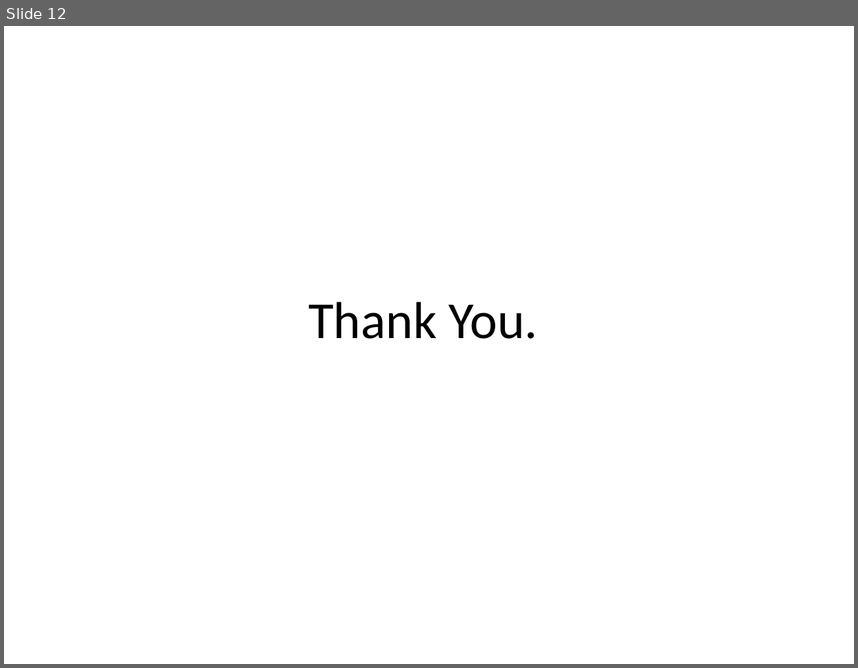
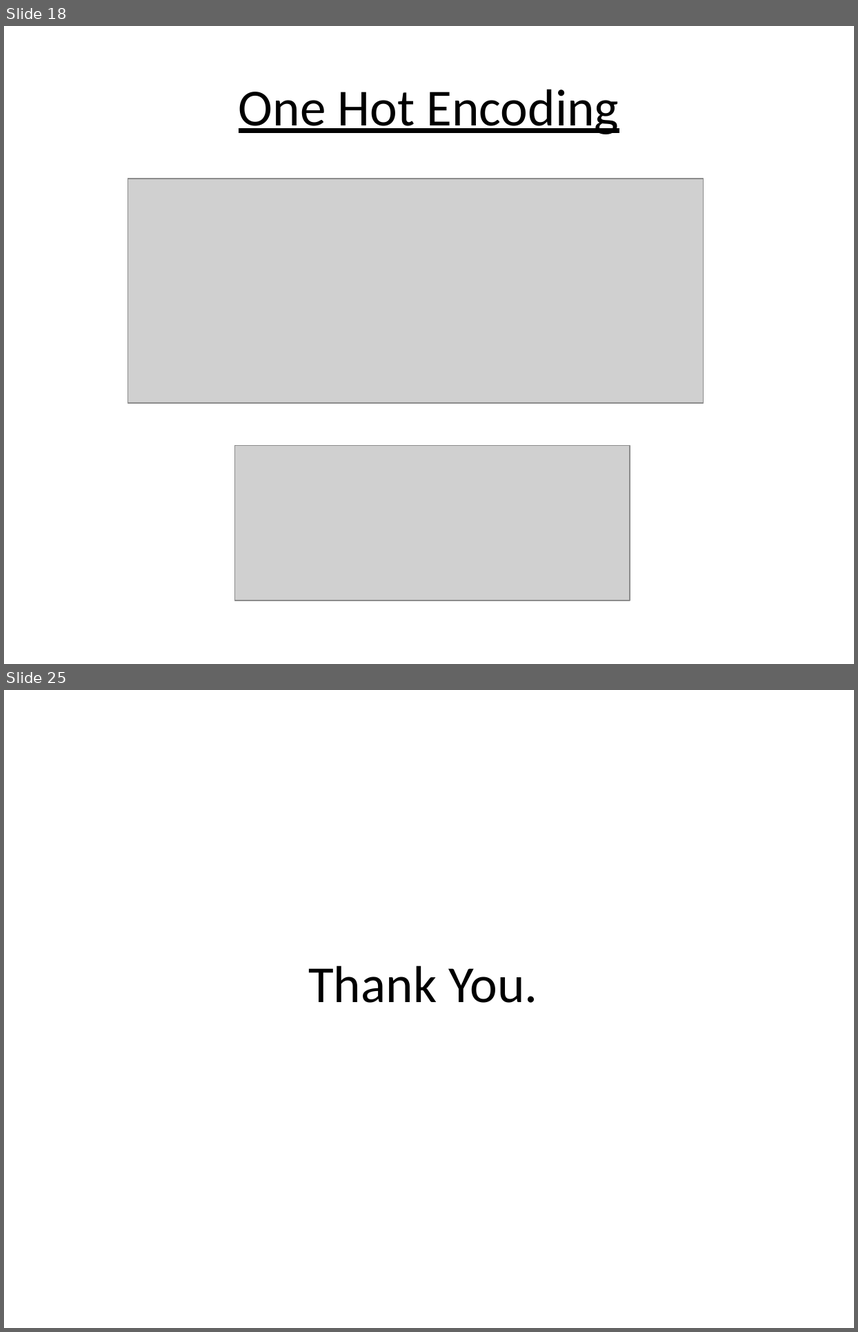
Before and after one commit to abhilashsaj/Simple-Recurrent-Neural-Network-with-Keras, a slide deck: Recurrent Neural Networks.pptx. Shown one above the other, each under a label of ours: slide 12 before the commit, slides 18 and 25 after it; the slides between them are not shown. The pictures are 858x668 and 858x1332 pixels, drawn with LibreOffice and Linux fonts; fonts in the diff are those of the drawing; grey boxes stand for pictures. Boxes give left, top, right and bottom in pixels: in the first picture for what was removed or moved away, otherwise in the second. Text is boxed around its words. In the diff, an @@ line names an element or a change of style, - is before the commit and + after.

```diff
--- a/Recurrent Neural Networks.pptx
+++ b/Recurrent Neural Networks.pptx
@@ slide 18 added at bbox=[4, 26, 854, 664], background #FFFFFF @@
@@ title added at bbox=[239, 89, 619, 134], 44 pt, text #000000, underline @@
+One Hot Encoding
@@ picture added at bbox=[128, 178, 704, 403] @@
@@ picture added at bbox=[235, 445, 631, 600] @@
@@ what was slide 12 is now slide 25 @@
```
Also in this commit, not shown: 8 slides changed, 12 other slides added, 1 other file.
